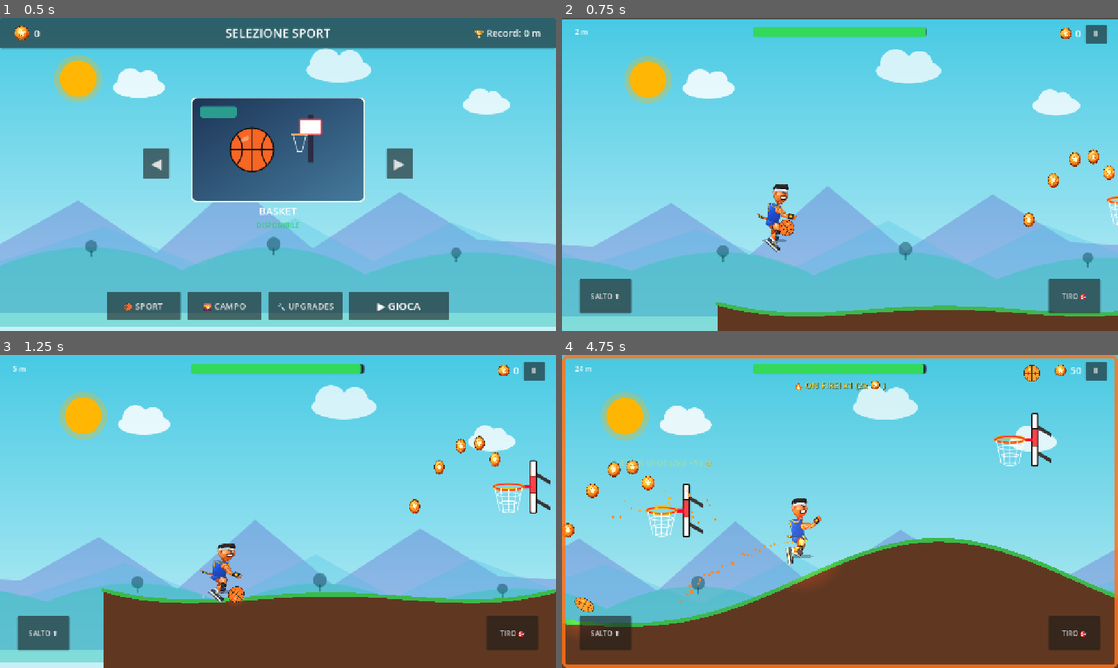
Above: before the commit, frames 1-4 (two rows, left to right).
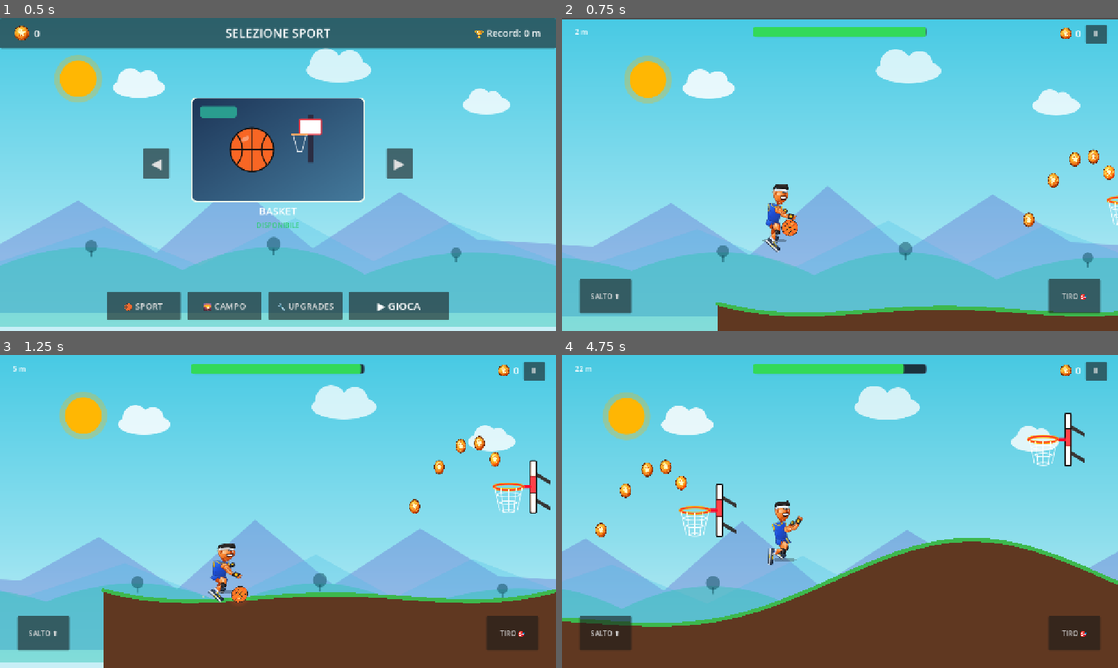
Above: after the commit, the same moments.

Repository: zannaStack/SkyHoops
Game: Godot game, scene res://scenes/main_menu.tscn
The game is run twice, just before and just after one commit, with the same random seed, the same clock (stepped at 60 frames per second) and the same inputs.
Inputs (mouse positions are in pixels of both pictures, inside the frame that each line leads up to):
- Up to frame 1 (0.5 s): no input
- Up to frame 2 (0.75 s): click "▶ GIOCA" at 0.5 s
- Up to frame 3 (1.25 s): no input
- Up to frame 4 (4.75 s): tap Enter at 1.25 s; move the mouse to (962, 495) at 1.27 s; hold Up 1.28-2 s; tap F at 1.35, 2.85, 4.35 s; click (962, 495) at 1.42 s; tap Space at 1.52, 1.82, 4.52 s; drag from (728, 527) to (984, 517) at 2.02 s; move the mouse to (895, 442) at 2.77 s; drag from (812, 574) to (828, 464) at 3.52 s; move the mouse to (1006, 558) at 4.27 s; hold Up from 4.28 s (still down)

Frame 1 is identical in both runs. In frame 2, 0.1% of the frame differs, in the area x 35-43%, y 60-70%; in frame 3, 0.1%; in frame 4, 14%, in the area x 0-100%, y 0-100%.

Commit message:
palla e player giusti

Diff:
--- a/sky-hoops/assets/player_rig/arm_back.svg
+++ b/sky-hoops/assets/player_rig/arm_back.svg
@@ -1,4 +1,4 @@
-<svg xmlns="http://www.w3.org/2000/svg" viewBox="0 0 40 28" width="40" height="28">
+<svg xmlns="http://www.w3.org/2000/svg" viewBox="0 0 46 36" width="46" height="36">
 <defs>
   <!-- Sfumatura Pelle Calda Tanned / Caricatura -->
   <linearGradient id="skinBase" x1="0%" y1="0%" x2="100%" y2="100%">
@@ -17,38 +17,12 @@
     <stop offset="100%" stop-color="#fed7aa" stop-opacity="0.1"/>
   </linearGradient>
 
-  <!-- Canotta e Pantaloncini Royal Blue (Dunk City) -->
-  <linearGradient id="jerseyBlue" x1="0%" y1="0%" x2="100%" y2="100%">
-    <stop offset="0%" stop-color="#3b82f6" />
-    <stop offset="45%" stop-color="#1d4ed8" />
-    <stop offset="100%" stop-color="#1e3a8a" />
-  </linearGradient>
-  <linearGradient id="jerseyFold" x1="0%" y1="0%" x2="100%" y2="0%">
-    <stop offset="0%" stop-color="#1e3a8a" stop-opacity="0.7"/>
-    <stop offset="50%" stop-color="#1d4ed8" stop-opacity="0"/>
-    <stop offset="100%" stop-color="#60a5fa" stop-opacity="0.4"/>
-  </linearGradient>
-
   <!-- Bordo Oro / Giallo Caldo -->
   <linearGradient id="goldTrim" x1="0%" y1="0%" x2="100%" y2="0%">
     <stop offset="0%" stop-color="#fef08a" />
     <stop offset="35%" stop-color="#facc15" />
     <stop offset="80%" stop-color="#eab308" />
     <stop offset="100%" stop-color="#ca8a04" />
-  </linearGradient>
-
-  <!-- Capelli Castani Sfumati con Texture a Ciuffi -->
-  <linearGradient id="hairDark" x1="0%" y1="100%" x2="0%" y2="0%">
-    <stop offset="0%" stop-color="#1c1917" />
-    <stop offset="60%" stop-color="#292524" />
-    <stop offset="100%" stop-color="#44403c" />
-  </linearGradient>
-
-  <!-- Fascia Bianca Sudore -->
-  <linearGradient id="sweatbandWhite" x1="0%" y1="0%" x2="0%" y2="100%">
-    <stop offset="0%" stop-color="#ffffff" />
-    <stop offset="65%" stop-color="#f1f5f9" />
-    <stop offset="100%" stop-color="#cbd5e1" />
   </linearGradient>
 
   <!-- Gocce di Sudore Cristalline -->
@@ -64,29 +38,33 @@
     <stop offset="55%" stop-color="#27272a" />
     <stop offset="100%" stop-color="#18181b" />
   </linearGradient>
+</defs>
 
-  <!-- Sneaker Tomaia Grigio / Blu Scuro & Intersuola Bianca -->
-  <linearGradient id="sneakerUpper" x1="0%" y1="0%" x2="100%" y2="100%">
-    <stop offset="0%" stop-color="#475569" />
-    <stop offset="50%" stop-color="#334155" />
-    <stop offset="100%" stop-color="#1e293b" />
-  </linearGradient>
-  <linearGradient id="soleWhite" x1="0%" y1="0%" x2="0%" y2="100%">
-    <stop offset="0%" stop-color="#ffffff" />
-    <stop offset="70%" stop-color="#e2e8f0" />
-    <stop offset="100%" stop-color="#94a3b8" />
-  </linearGradient>
-</defs>
-  <!-- Spalla posteriore -->
-  <circle cx="35" cy="8" r="6.8" fill="url(#skinShadow)" stroke="#7c2d12" stroke-width="1"/>
-  <!-- Bicipite posteriore -->
-  <path d="M 32 12 Q 22 19 14 20 Q 15 24 22 23 Q 31 19 35 13 Z" fill="url(#skinShadow)" stroke="#7c2d12" stroke-width="1"/>
-  <!-- Avambraccio posteriore -->
-  <path d="M 14 20 Q 8 16 4 13 Q 6 9 12 14 Q 17 19 22 23 Z" fill="url(#skinBase)" stroke="#9a3412" stroke-width="1"/>
+  <!-- Spalla posteriore / Deltoide (Perno di rotazione a cx=10, cy=10) -->
+  <circle cx="10" cy="10" r="7" fill="url(#skinShadow)" stroke="#7c2d12" stroke-width="1"/>
 
-  <!-- Guanto nero posteriore fingerless -->
-  <path d="M 10 17 L 3 13 Q 1 10 3 7 L 8 11 Z" fill="url(#gearBlack)" stroke="#09090b" stroke-width="1"/>
-  <rect x="3.5" y="9" width="4" height="4" rx="1" fill="url(#goldTrim)"/>
-  <!-- Dita mano posteriore -->
-  <path d="M 3 7 Q 0 5 1 2 Q 4 3 6 7 Z" fill="url(#skinBase)" stroke="#9a3412" stroke-width="0.7"/>
+  <!-- Bicipite posteriore che scende e va in avanti verso il gomito -->
+  <path d="M 9 16 Q 16 22 23 20 Q 25 15 17 9 L 10 7 Z" fill="url(#skinShadow)" stroke="#7c2d12" stroke-width="1"/>
+  <!-- Luce muscolare bicipite -->
+  <path d="M 12 12 Q 17 16 20 14" stroke="url(#skinHighlight)" stroke-width="1.2" fill="none" stroke-linecap="round"/>
+
+  <!-- Gomito piegato a 90° -->
+  <circle cx="23" cy="20" r="5" fill="url(#skinShadow)" stroke="#7c2d12" stroke-width="0.8"/>
+
+  <!-- Avambraccio posteriore che sale in avanti con pugno chiuso -->
+  <path d="M 21 23 Q 28 20 34 14 Q 32 9 24 16 Z" fill="url(#skinShadow)" stroke="#7c2d12" stroke-width="1"/>
+
+  <!-- Polsino guanto nero posteriore -->
+  <path d="M 29 17 L 34 13 L 37 16 L 32 20 Z" fill="url(#gearBlack)" stroke="#09090b" stroke-width="0.8"/>
+
+  <!-- Guanto nero con pugno chiuso rivolto in avanti (come nella caricatura) -->
+  <path d="M 33 13 Q 36 8 41 10 Q 44 14 41 18 Q 36 20 33 15 Z" fill="url(#gearBlack)" stroke="#09090b" stroke-width="1.2"/>
+  <!-- Inserto oro sul dorso del guanto -->
+  <rect x="35" y="11" width="4.5" height="4" rx="1.2" fill="url(#goldTrim)" transform="rotate(-15 35 11)"/>
+  <!-- Nocche e dita strette a pugno -->
+  <path d="M 40 10 Q 43 12 42 16" stroke="#52525b" stroke-width="1" fill="none" stroke-linecap="round"/>
+  <path d="M 38 9 Q 41 11 40 14" stroke="#71717a" stroke-width="0.8" fill="none" stroke-linecap="round"/>
+
+  <!-- Goccia di sudore che si stacca dal braccio in movimento -->
+  <path d="M 6 18 Q 4 19 5 21 Q 6 22 7 21 Q 8 19 6 18 Z" fill="url(#sweatDrop)"/>
 </svg>
--- a/sky-hoops/scenes/player.tscn
+++ b/sky-hoops/scenes/player.tscn
@@ -148,7 +148,7 @@
 "times": PackedFloat32Array(0.00, 0.16, 0.32, 0.48, 0.64),
 "transitions": PackedFloat32Array(1, 1, 1, 1, 1),
 "update": 0,
-"values": [-0.4887, -0.1396, 0.3142, 0.0, -0.4887]
+"values": [-0.3491, -0.0524, 0.2793, 0.0873, -0.3491]
 }
 
 [sub_resource type="Animation" id="Animation_jump"]
@@ -274,7 +274,7 @@
 "times": PackedFloat32Array(0.00, 0.25),
 "transitions": PackedFloat32Array(1, 1),
 "update": 0,
-"values": [-0.3491, -0.8727]
+"values": [-0.1745, -0.6981]
 }
 
 [sub_resource type="Animation" id="Animation_fall"]
@@ -400,7 +400,7 @@
 "times": PackedFloat32Array(0.00, 0.25),
 "transitions": PackedFloat32Array(1, 1),
 "update": 0,
-"values": [-0.5236, -0.2618]
+"values": [-0.3491, 0.0873]
 }
 
 [sub_resource type="Animation" id="Animation_dunk"]
@@ -526,7 +526,7 @@
 "times": PackedFloat32Array(0.00, 0.15, 0.35),
 "transitions": PackedFloat32Array(1, 1, 1),
 "update": 0,
-"values": [0.0, -1.4835, 0.6109]
+"values": [0.0, -1.2217, 0.3491]
 }
 
 [sub_resource type="Animation" id="Animation_idle"]
@@ -652,7 +652,7 @@
 "times": PackedFloat32Array(0.00, 0.50, 1.00),
 "transitions": PackedFloat32Array(1, 1, 1),
 "update": 0,
-"values": [-0.1745, -0.2094, -0.1745]
+"values": [0.0, 0.0524, 0.0]
 }
 
 
@@ -684,10 +684,10 @@
 
 [node name="BackArm" type="Node2D" parent="Rig"]
 z_index = -3
-position = Vector2(-8, -22)
+position = Vector2(-4, -22)
 
 [node name="Sprite" type="Sprite2D" parent="Rig/BackArm"]
-position = Vector2(-14, 8)
+position = Vector2(13, 8)
 texture = ExtResource("5_arm_back")
 
 [node name="BackLeg" type="Node2D" parent="Rig"]
@@ -760,7 +760,7 @@
 position_smoothing_enabled = true
 
 [node name="BallVisual" type="Sprite2D" parent="." unique_id=1659212538]
-position = Vector2(30, 4)
+position = Vector2(38, 4)
 scale = Vector2(0.4, 0.4)
 texture = ExtResource("3_dqkch")
 
--- a/sky-hoops/scripts/player.gd
+++ b/sky-hoops/scripts/player.gd
@@ -281,7 +281,7 @@
 
 	# 1. In fase di caricamento tiro (Aim con slow-motion)
 	if is_dragging or is_button_charging:
-		var aim_x = -24.0 if current_drag_vector.x < -10.0 else 30.0
+		var aim_x = -24.0 if current_drag_vector.x < -10.0 else 38.0
 		var target_aim_pos = Vector2(aim_x, -32.0)
 		ball_visual.position = ball_visual.position.lerp(target_aim_pos, 16.0 * delta)
 		ball_visual.scale = ball_visual.scale.lerp(base_ball_scale, 14.0 * delta)
@@ -289,7 +289,7 @@
 
 	# 2. In Schiacciata pronta (Slam Dunk range)
 	if can_dunk:
-		var target_dunk_pos = Vector2(22.0, -42.0)
+		var target_dunk_pos = Vector2(30.0, -42.0)
 		ball_visual.position = ball_visual.position.lerp(target_dunk_pos, 14.0 * delta)
 		ball_visual.scale = ball_visual.scale.lerp(base_ball_scale, 14.0 * delta)
 		return
@@ -298,7 +298,7 @@
 	var is_flying: bool = (GameManager.special_ability_level >= 3 and int(global_position.x / 50.0) < 1000)
 	if not is_on_floor() or is_flying:
 		# Palla raccolta al petto/in controllo durante il balzo
-		var air_pos = Vector2(26.0, -10.0 + sin(Time.get_ticks_msec() * 0.007) * 4.0)
+		var air_pos = Vector2(34.0, -10.0 + sin(Time.get_ticks_msec() * 0.007) * 4.0)
 		ball_visual.position = ball_visual.position.lerp(air_pos, 12.0 * delta)
 		ball_visual.scale = ball_visual.scale.lerp(base_ball_scale, 12.0 * delta)
 		return
@@ -310,7 +310,7 @@
 	# Ciclo rimbalzo: 0 = mano in alto, 1 = tocco del suolo in basso
 	var cycle: float = abs(sin(dribble_timer))
 	var dribble_y: float = lerp(-3.0, 30.0, cycle)
-	var dribble_x: float = lerp(24.0, 36.0, cycle)
+	var dribble_x: float = lerp(32.0, 44.0, cycle)
 
 	ball_visual.position.x = dribble_x
 	ball_visual.position.y = dribble_y
Not shown, changed: sky-hoops/assets/player_rig/animations.txt
Not shown, changed: sky-hoops/MAPPING.md
